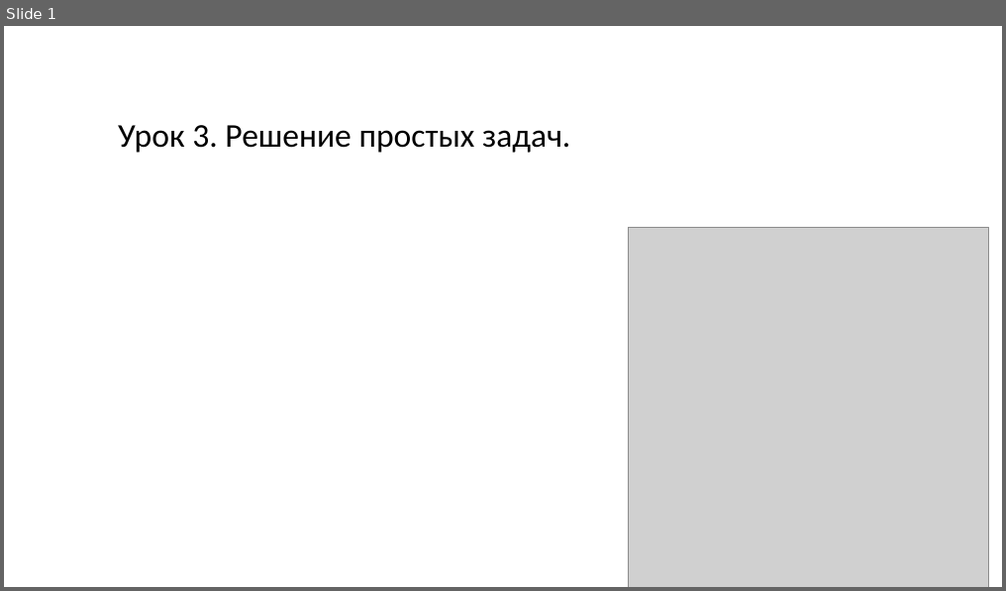
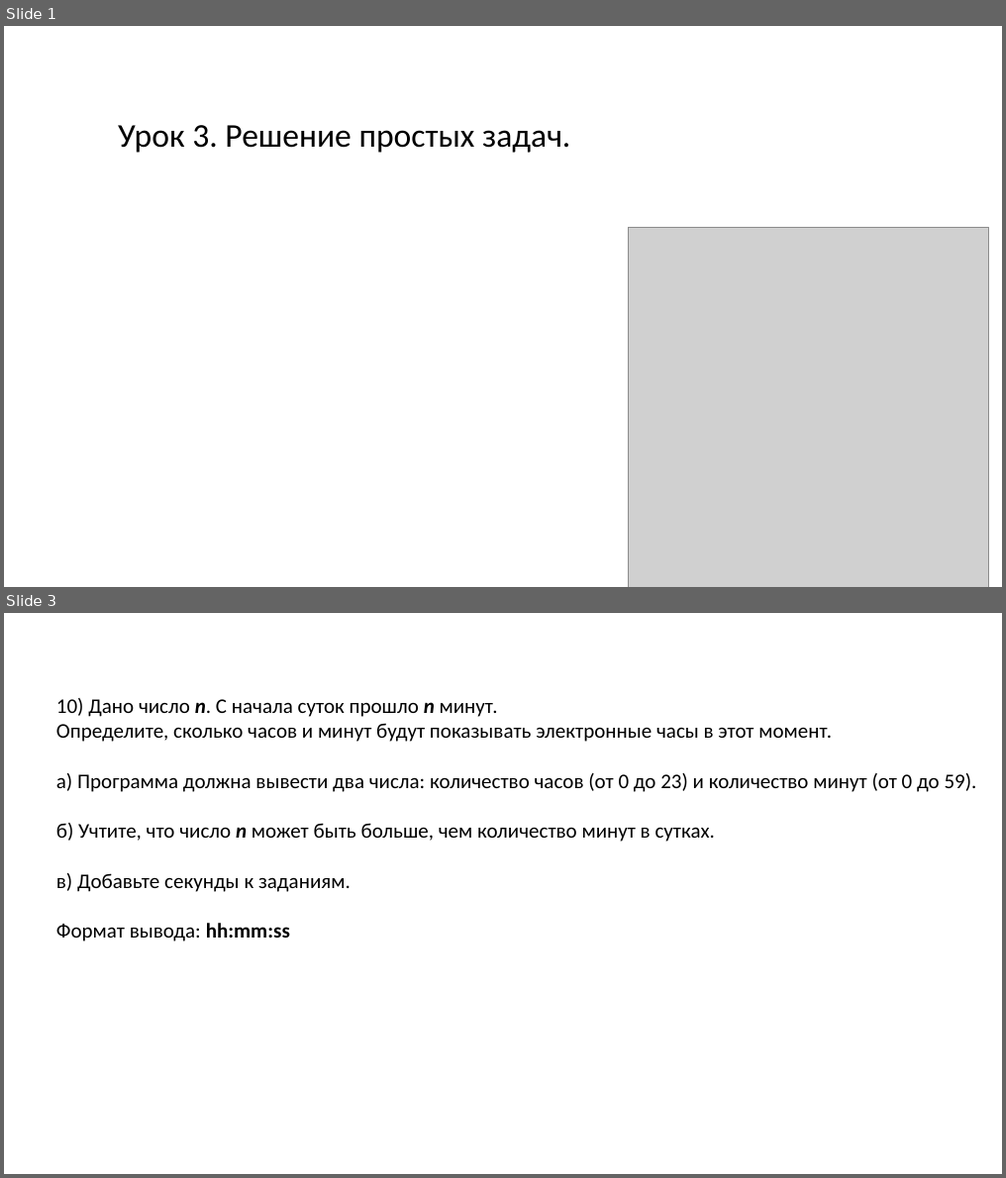
Before and after one commit to Klapeyron5/C-lessons-for-schoolchild-beginners, a slide deck: Урок 3/Урок 3.pptx. Shown one above the other, each under a label of ours: slide 1 before the commit, slides 1 and 3 after it; the slides between them are not shown. The pictures are 1006x591 and 1006x1178 pixels, drawn with LibreOffice and Linux fonts; fonts in the diff are those of the drawing; grey boxes stand for pictures. Boxes give left, top, right and bottom in pixels: in the first picture for what was removed or moved away, otherwise in the second. Text is boxed around its words. In the diff, an @@ line names an element or a change of style, - is before the commit and + after.

```diff
--- a/Урок 3/Урок 3.pptx
+++ b/Урок 3/Урок 3.pptx
@@ slide 3 added at box(4, 613, 1002, 1174), background #FFFFFF @@
@@ text added at box(56, 698, 977, 942), 20 pt, text #000000 @@
+10) Дано число n. С начала суток прошло n минут.
+Определите, сколько часов и минут будут показывать электронные часы в этот момент.
+а) Программа должна вывести два числа: количество часов (от 0 до 23) и количество минут (от 0 до 59).
+б) Учтите, что число n может быть больше, чем количество минут в сутках.
+в) Добавьте секунды к заданиям.
+Формат вывода: hh:mm:ss
```
Also in this commit, not shown: 1 slide changed, 4 other slides added, 1 slide removed, 1 other file.
